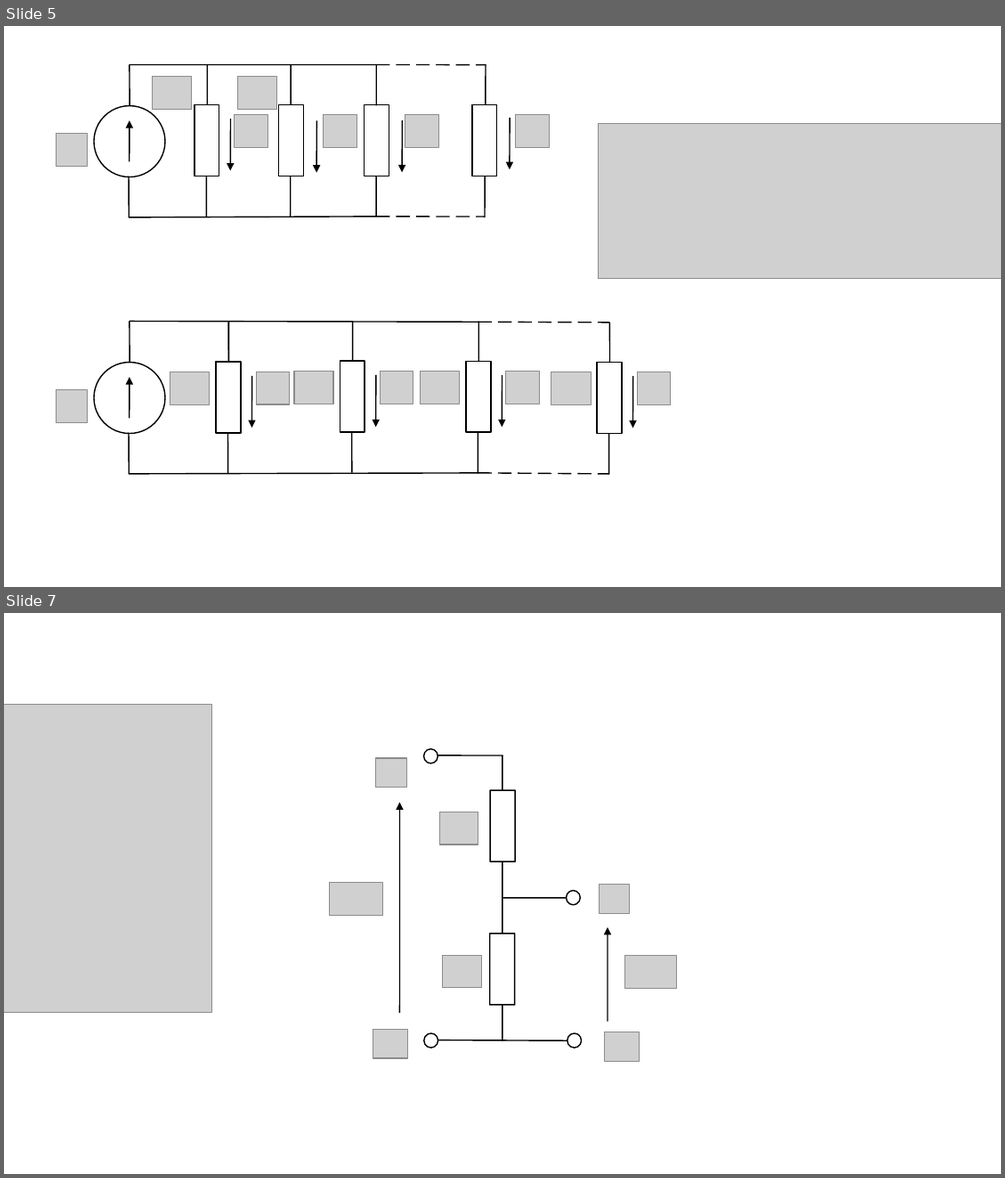
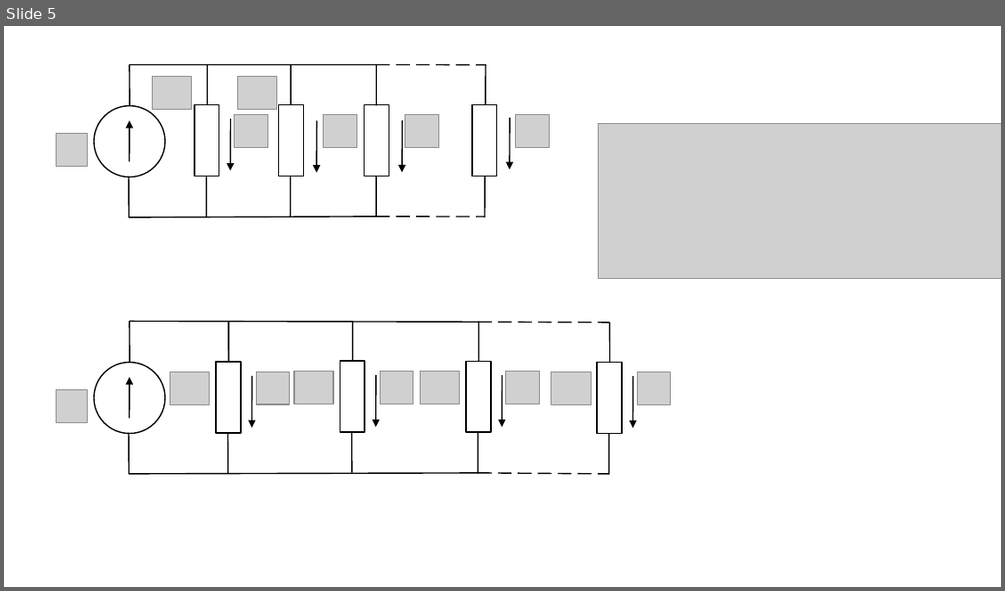
Before and after one commit to Galindo-lab/galindo-site, a slide deck: diagramas.odp. Shown one above the other, each under a label of ours: slides 5 and 7 before the commit, slide 5 after it; the slides between them are not shown. The pictures are 1005x1178 and 1005x591 pixels, drawn with LibreOffice and Linux fonts; fonts in the diff are those of the drawing; grey boxes stand for pictures. Boxes give left, top, right and bottom in pixels: in the first picture for what was removed or moved away, otherwise in the second. Text is boxed around its words. In the diff, an @@ line names an element or a change of style, - is before the commit and + after.

```diff
--- a/diagramas.odp
+++ b/diagramas.odp
@@ slide 7 removed at (x1=4, y1=613, x2=1001, y2=1174), background #FFFFFF @@
@@ picture removed at (x1=4, y1=705, x2=212, y2=1013) @@
@@ picture removed at (x1=376, y1=758, x2=406, y2=787) @@
@@ ellipse removed at (x1=424, y1=748, x2=438, y2=763) @@
@@ line removed from (432, 755) to (503, 756) @@
@@ line removed from (502, 756) to (502, 1041) @@
@@ freeform shape removed at (x1=490, y1=789, x2=516, y2=861) @@
@@ freeform shape removed at (x1=491, y1=790, x2=516, y2=861) @@
@@ arrow removed from (399, 1013) to (399, 802) @@
@@ picture removed at (x1=440, y1=812, x2=479, y2=844) @@
@@ freeform shape removed at (x1=528, y1=811, x2=567, y2=843) @@
@@ picture removed at (x1=330, y1=883, x2=383, y2=915) @@
@@ line removed from (503, 898) to (566, 898) @@
@@ ellipse removed at (x1=566, y1=891, x2=581, y2=905) @@
@@ picture removed at (x1=599, y1=884, x2=630, y2=913) @@
@@ arrow removed from (607, 1022) to (607, 927) @@
@@ picture removed at (x1=443, y1=955, x2=482, y2=988) @@
@@ freeform shape removed at (x1=489, y1=933, x2=515, y2=1005) @@
@@ freeform shape removed at (x1=490, y1=933, x2=515, y2=1005) @@
@@ picture removed at (x1=624, y1=955, x2=677, y2=988) @@
@@ picture removed at (x1=373, y1=1030, x2=407, y2=1058) @@
@@ ellipse removed at (x1=424, y1=1034, x2=438, y2=1048) @@
@@ ellipse removed at (x1=567, y1=1034, x2=582, y2=1048) @@
@@ picture removed at (x1=605, y1=1032, x2=639, y2=1061) @@
@@ line removed from (432, 1040) to (567, 1041) @@
```
Also in this commit, not shown: 1 slide added, 47 other files.
